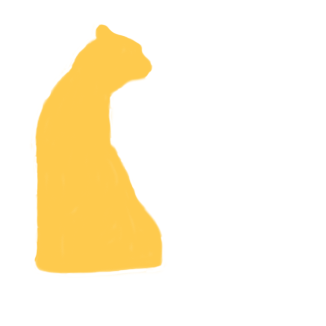
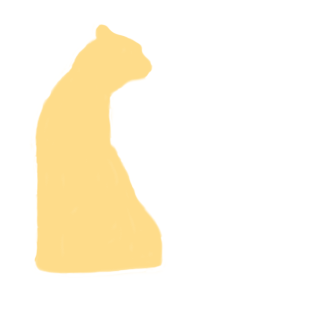
Revision of a layered 326 × 326 image; what changed, layer by layer:
"Color (v1)": opacity 100% → 66% over [30, 24, 163, 276]
